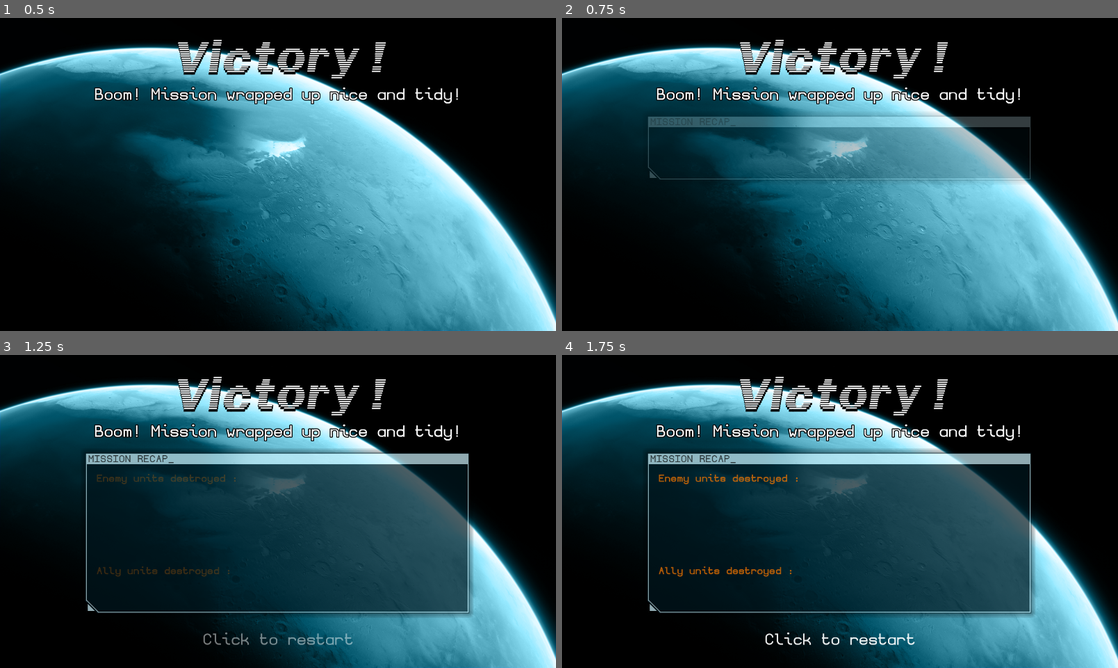
Above: before the commit, frames 1-4 (two rows, left to right).
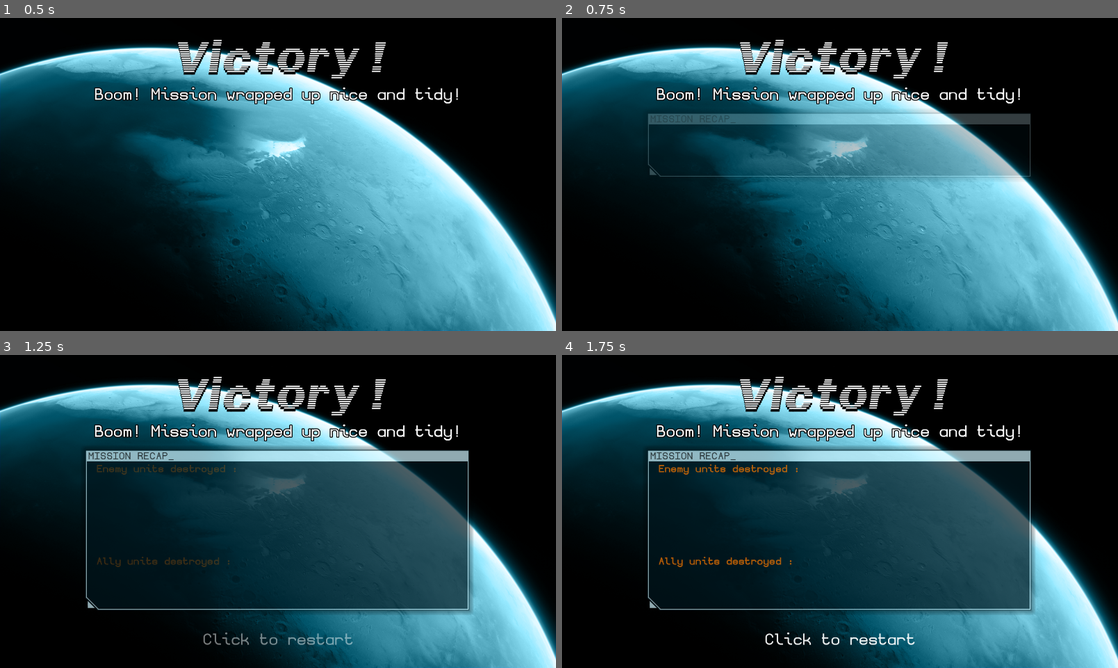
Above: after the commit, the same moments.

Repository: Rheyles/Semi-Surgical-Strike---GMTK2024
Game: Godot game, scene res://Scenes/menu/end_menu.tscn
Two runs of this game, one before a commit and one after it. Both use one fixed random seed, a clock stepped at 60 frames per second and the inputs below. This scene is started directly instead of the project's main scene.
Inputs (mouse positions are in pixels of both pictures, inside the frame that each line leads up to):
- Up to frame 1 (0.5 s): no input
- Up to frame 2 (0.75 s): move the mouse to (962, 158) at 0.52 s; click (962, 158) at 0.6 s
- Up to frame 3 (1.25 s): no input
- Up to frame 4 (1.75 s): tap Enter at 1.25 s; move the mouse to (728, 527) at 1.27 s; click (728, 527) at 1.35 s

Frame 1 is identical in both runs. In frame 2, 1.7% of the frame differs, in the area x 15-85%, y 30-52%; in frame 3, 3.6%; in frame 4, 3.8%, in the area x 15-85%, y 29-84%.

Commit message:
small updates

Diff:
--- a/Scenes/base_city/alien_nest.tscn
+++ b/Scenes/base_city/alien_nest.tscn
@@ -33,11 +33,12 @@
 offset_top = -30.0
 offset_bottom = -25.0
 
+[node name="AttackComponent" parent="." index="5"]
+DAMAGE = 2.0
+
 [node name="FactoryComponent" parent="." index="7"]
 target_scene = ExtResource("3_uk8x0")
 COOLDOWN = 5.0
 nb_per_wave = 3
-standalone = false
-TEAM = 0
 
 [editable path="HealthComponent"]
--- a/Scenes/base_city/base_city.tscn
+++ b/Scenes/base_city/base_city.tscn
@@ -185,8 +185,7 @@
 
 [node name="AttackComponent" parent="." instance=ExtResource("4_ia1o0")]
 collision_mask = 3
-DAMAGE = 5.0
-COOLDOWN = 1.0
+DAMAGE = 10.0
 PROJECTILE_SCENE = ExtResource("5_y4m43")
 
 [node name="CollisionShape2D" type="CollisionShape2D" parent="AttackComponent"]
--- a/Scenes/base_unit/base_unit.tscn
+++ b/Scenes/base_unit/base_unit.tscn
@@ -108,7 +108,7 @@
 collision_mask = 3
 motion_mode = 1
 script = ExtResource("1_wfj7a")
-TARGET_SPEED = 25.0
+TARGET_SPEED = 20.0
 WANDERING_SPEED = 15.0
 UNIT_TYPE = 1
 
--- a/Scenes/main/main.gd
+++ b/Scenes/main/main.gd
@@ -1,5 +1,7 @@
 extends Node2D
 
+@export var victory_sound : Resource
+@export var defeat_sound : Resource
 
 # Called when the node enters the scene tree for the first time.
 func _ready():
@@ -21,6 +23,12 @@
 
 
 func end_game_transition():
+	if GAME.end_condition == DATA.END_TYPE.VICTORY:
+		$AudioStreamPlayer.stream = victory_sound
+	else :
+		$AudioStreamPlayer.stream = defeat_sound
+	$AudioStreamPlayer.play()
+
 	var anim_player = $UI/Control/AnimationPlayer
 	anim_player.play("close_windows")
 	await anim_player.animation_finished
--- a/Scenes/main/main.tscn
+++ b/Scenes/main/main.tscn
@@ -1,7 +1,9 @@
-[gd_scene load_steps=85 format=3 uid="uid://cklhctcdf3wlq"]
+[gd_scene load_steps=87 format=3 uid="uid://cklhctcdf3wlq"]
 
 [ext_resource type="Script" path="res://Scenes/main/main.gd" id="1_yh54l"]
+[ext_resource type="AudioStream" uid="uid://bocaybpf0f1r" path="res://Ressources/Sounds/mission_success.wav" id="2_knogv"]
 [ext_resource type="PackedScene" uid="uid://c3viq5fif4hiv" path="res://Scenes/basic_components/shake_component.tscn" id="2_llpfu"]
+[ext_resource type="AudioStream" uid="uid://dqv5du4141o12" path="res://Ressources/Sounds/mission_failure.wav" id="3_j6fwp"]
 [ext_resource type="Texture2D" uid="uid://bqs04rc5eqhki" path="res://Ressources/Sprites/Battleground/battleground.png" id="3_rnf65"]
 [ext_resource type="Script" path="res://Scenes/battlefield/battlefield.gd" id="4_ttqqu"]
 [ext_resource type="Shader" path="res://Scenes/battlefield/map_shader.gdshader" id="5_bqpke"]
@@ -1508,11 +1510,16 @@
 [node name="Main" type="Node2D"]
 process_mode = 3
 script = ExtResource("1_yh54l")
+victory_sound = ExtResource("2_knogv")
+defeat_sound = ExtResource("3_j6fwp")
 
 [node name="ShakeComponent" parent="." node_paths=PackedStringArray("TARGETS") instance=ExtResource("2_llpfu")]
 TARGETS = [NodePath("../Map"), NodePath("../UI/Control")]
 RANDOM_SHAKE_STRENGTH = 8.0
 SHAKE_DECAY_RATE = 7.0
+
+[node name="AudioStreamPlayer" type="AudioStreamPlayer" parent="."]
+volume_db = 5.0
 
 [node name="Background" type="Sprite2D" parent="."]
 position = Vector2(960, 540)
@@ -2149,10 +2156,10 @@
 anchor_top = 0.5
 anchor_right = 0.5
 anchor_bottom = 0.5
-offset_left = 2971.0
-offset_top = 2079.0
-offset_right = 3825.0
-offset_bottom = 2565.0
+offset_left = 3931.0
+offset_top = 2619.0
+offset_right = 4785.0
+offset_bottom = 3105.0
 grow_horizontal = 2
 grow_vertical = 2
 theme_override_colors/font_shadow_color = Color(0, 0, 0, 1)
--- a/Scenes/menu/end_menu.tscn
+++ b/Scenes/menu/end_menu.tscn
@@ -391,9 +391,9 @@
 modulate = Color(1, 1, 1, 0.694118)
 layout_mode = 0
 offset_left = 278.0
-offset_top = 322.0
+offset_top = 312.0
 offset_right = 1636.0
-offset_bottom = 907.0
+offset_bottom = 897.0
 texture = ExtResource("6_itldd")
 region_rect = Rect2(5, 5, 370, 369)
 patch_margin_left = 78
@@ -401,6 +401,7 @@
 patch_margin_right = 88
 patch_margin_bottom = 80
 axis_stretch_horizontal = 2
+metadata/_edit_lock_ = true
 
 [node name="Title" type="Label" parent="UI/Base/Memo"]
 layout_mode = 1
@@ -420,14 +421,13 @@
 anchor_bottom = 1.0
 grow_horizontal = 2
 grow_vertical = 2
-metadata/_edit_lock_ = true
 
 [node name="EnemyUnits" type="Label" parent="UI/Base/Memo/Content"]
 layout_mode = 1
 offset_left = 55.0
-offset_top = 83.0
+offset_top = 60.0
 offset_right = 616.0
-offset_bottom = 136.0
+offset_bottom = 113.0
 theme_override_colors/font_color = Color(0.960784, 0.462745, 0, 1)
 theme_override_colors/font_outline_color = Color(0.960784, 0.462745, 0, 1)
 theme_override_constants/outline_size = 2
@@ -438,9 +438,9 @@
 [node name="AllyUnits" type="Label" parent="UI/Base/Memo/Content"]
 layout_mode = 1
 offset_left = 55.0
-offset_top = 402.0
+offset_top = 379.0
 offset_right = 616.0
-offset_bottom = 455.0
+offset_bottom = 432.0
 theme_override_colors/font_color = Color(0.960784, 0.462745, 0, 1)
 theme_override_colors/font_outline_color = Color(0.960784, 0.462745, 0, 1)
 theme_override_constants/outline_size = 2
@@ -484,9 +484,9 @@
 anchor_right = 0.5
 anchor_bottom = 0.5
 offset_left = -604.0
-offset_top = -55.0
+offset_top = -99.0
 offset_right = 615.0
-offset_bottom = 169.0
+offset_bottom = 125.0
 grow_horizontal = 2
 grow_vertical = 2
 size_flags_horizontal = 0
@@ -502,9 +502,9 @@
 anchor_right = 0.5
 anchor_bottom = 0.5
 offset_left = -604.0
-offset_top = 269.0
+offset_top = 225.0
 offset_right = 615.0
-offset_bottom = 478.0
+offset_bottom = 434.0
 grow_horizontal = 2
 grow_vertical = 2
 size_flags_horizontal = 0
Not shown, added: Ressources/Sounds/canon_upgrade.wav.import
Not shown, added: Ressources/Sounds/mission_failure.wav.import
Not shown, added: Ressources/Sounds/mission_success.wav.import
Not shown, changed: export_presets.cfg
Not shown, added: Ressources/Sounds/canon_upgrade.wav
Not shown, added: Ressources/Sounds/mission_failure.wav
Not shown, added: Ressources/Sounds/mission_success.wav
